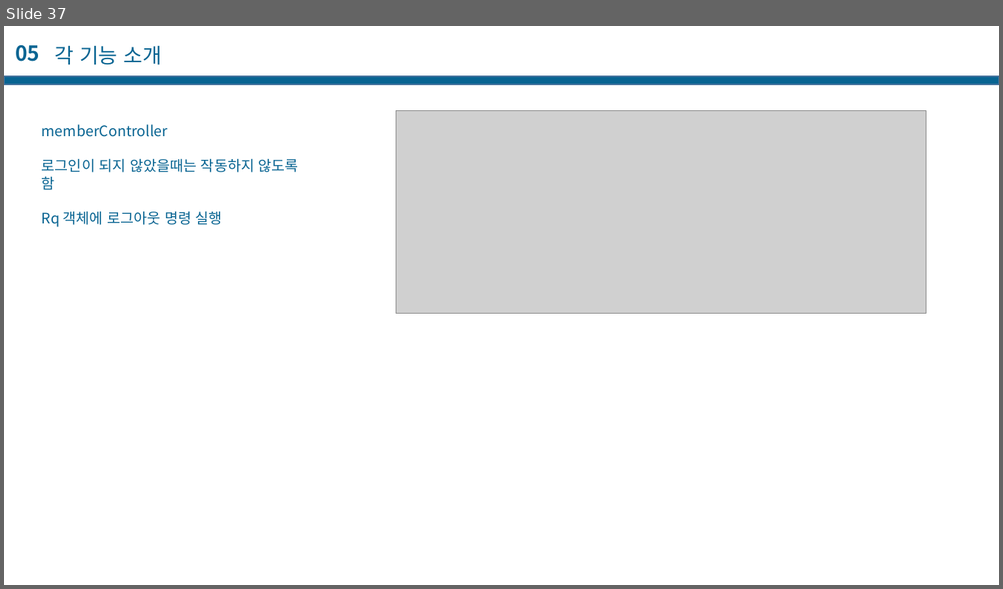
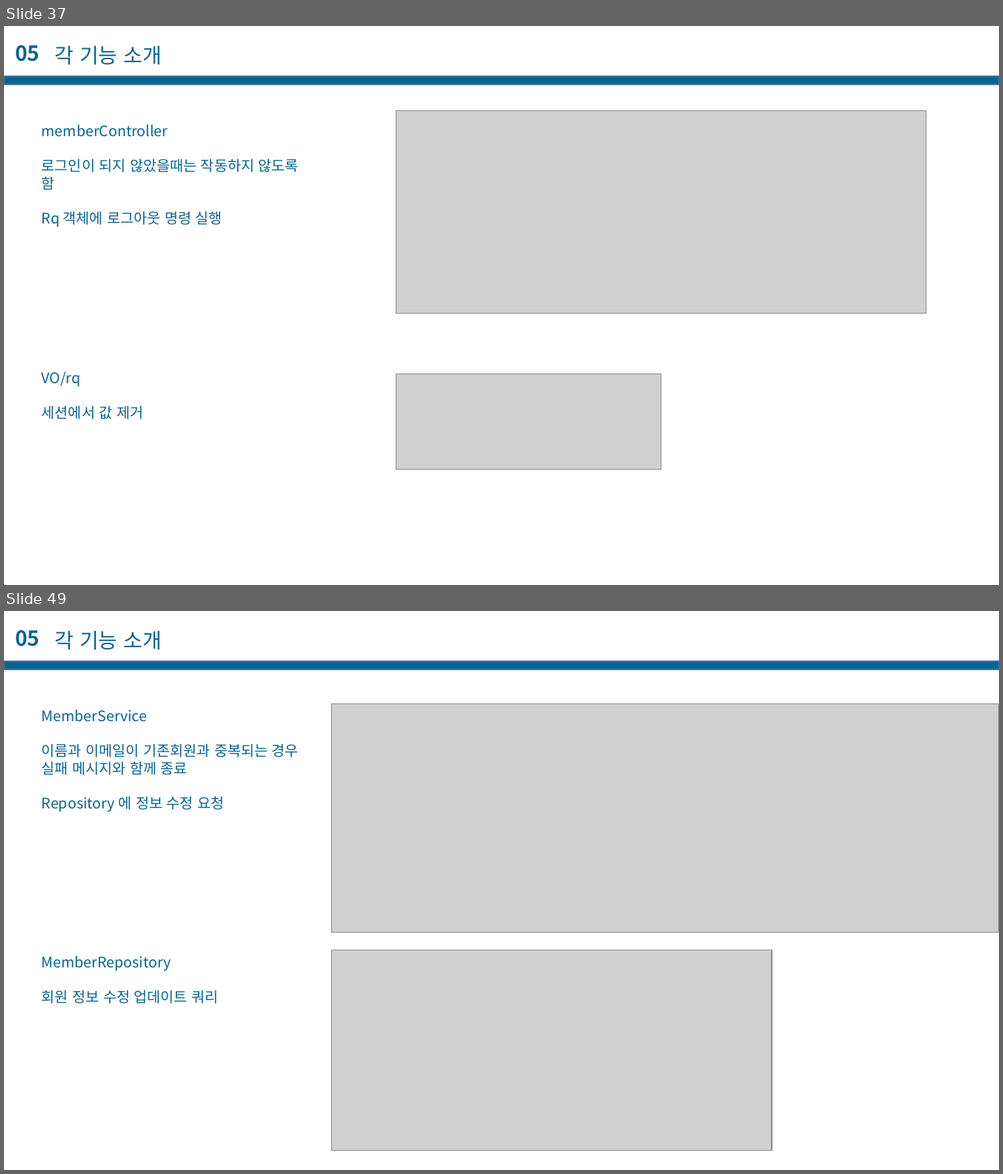
Before and after one commit to casatoo/EducationManager, a slide deck: 프로젝트 기술서.pptx. Shown one above the other, each under a label of ours: slide 37 before the commit, slides 37 and 49 after it; the slides between them are not shown. The pictures are 1003x589 and 1003x1174 pixels, drawn with LibreOffice and Linux fonts; fonts in the diff are those of the drawing; grey boxes stand for pictures. Boxes give left, top, right and bottom in pixels: in the first picture for what was removed or moved away, otherwise in the second. Text is boxed around its words. In the diff, an @@ line names an element or a change of style, - is before the commit and + after.

Commit message:
기술서 업데이트, 코드 정리

```diff
--- a/프로젝트 기술서.pptx
+++ b/프로젝트 기술서.pptx
@@ slide 49 added at [4,611,999,1170], background #FFFFFF @@
@@ text added at [15,630,40,647], 20 pt, text #086492, bold @@
+05
@@ text added at [54,630,162,650], 20 pt, text #086492 @@
+각 기능 소개
@@ rectangle added at [4,662,999,670], fill #086492, outline #43739E 1 pt @@
@@ text added at [42,709,299,812], 14 pt, text #086492 @@
+MemberService
+이름과 이메일이 기존회원과 중복되는 경우
+실패 메시지와 함께 종료
+Repository 에 정보 수정 요청
@@ picture added at [332,703,999,933] @@
@@ text added at [42,956,218,1004], 14 pt, text #086492 @@
+MemberRepository
+회원 정보 수정 업데이트 쿼리
@@ picture added at [332,951,771,1151] @@
@@ slide 37 changed as well @@
@@ text added at [42,372,143,420], 14 pt, text #086492 @@
+VO/rq
+세션에서 값 제거
@@ picture added at [395,375,660,470] @@
```
Also in this commit, not shown: 4 other slides changed, 22 other slides added, 2 slides removed, 8 other files.
